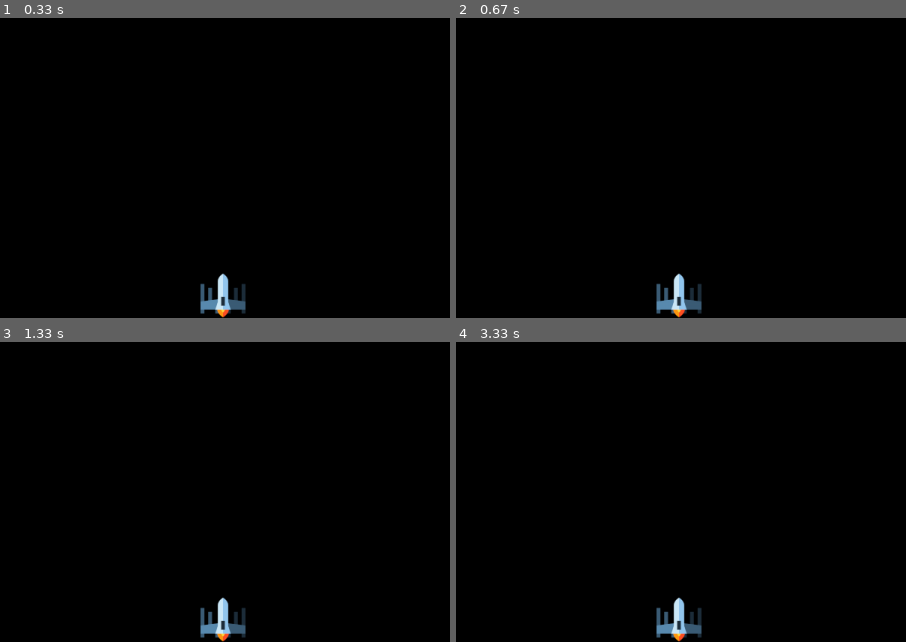
Above: before the commit, frames 1-4 (two rows, left to right).
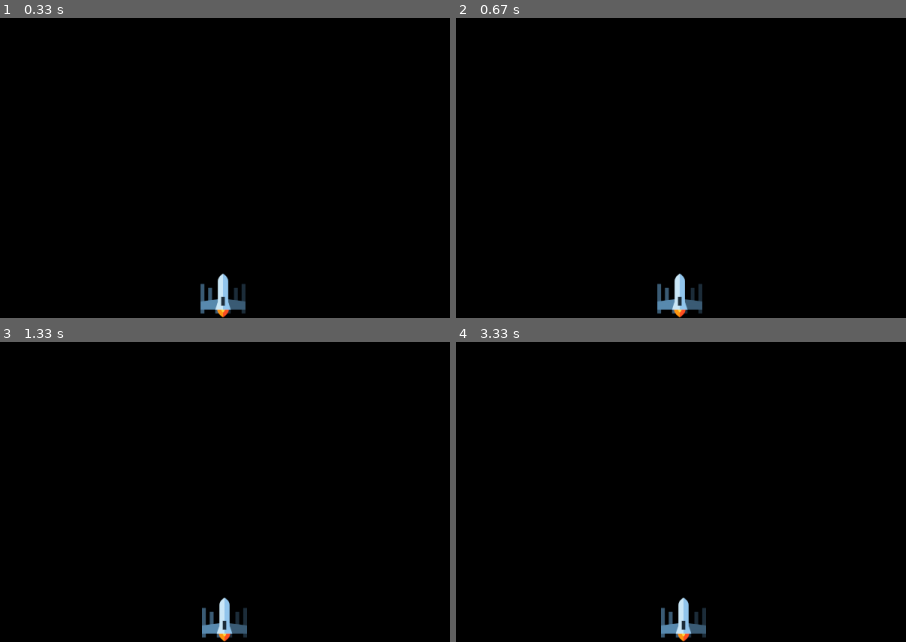
Above: after the commit, the same moments.

Repository: AleSpreafico/alien_invasion_pygame
Game: pygame game, started from alien_invasion.py
Same seed, same stepped clock (60 frames per second), same inputs: the game is played once before the commit and once after it.
Inputs:
- Up to frame 1 (0.33 s): no input
- Up to frame 2 (0.67 s): hold Right from 0.33 s (still down)
- Up to frame 3 (1.33 s): release Right at 0.8 s; hold Right 0.83-1.3 s
- Up to frame 4 (3.33 s): hold Right 1.33-1.97 s; hold Right 2-2.47 s; hold Right 2.5-2.97 s; hold Right from 3 s (still down)
The pictures show only the part of the screen within x 25-75%, y 50-100%; the shares and areas given below are measured in that part.

Frame 1 is identical in both runs. In frame 2, 0.3% of the frame differs, in the area x 44-55%, y 85-100%; in frame 3, 0.5%; in frame 4, 1.0%, in the area x 44-56%, y 85-100%.

Commit message:
adding right movement on k_Right clicked

Diff:
--- a/alien_invasion.py
+++ b/alien_invasion.py
@@ -22,7 +22,7 @@
     """ Start Game """
     while True:
         """ listening mouse and key events """
-        h.check_events()
+        h.check_events(ship)
         h.update_screen(init_settings, screen, ship)
 
 
--- a/helpers.py
+++ b/helpers.py
@@ -2,11 +2,18 @@
 
 import pygame
 
-def check_events():
+
+def check_events(ship):
     for event in pygame.event.get():
 
         if event.type == pygame.QUIT:
             sys.exit()
+
+        elif event.type == pygame.KEYDOWN:
+            if event.key == pygame.K_RIGHT:
+                # Move ship right
+                ship.rect.centerx += 1
+
 
 def update_screen(settings, screen, ship):
     screen.fill(settings.bg_color)
